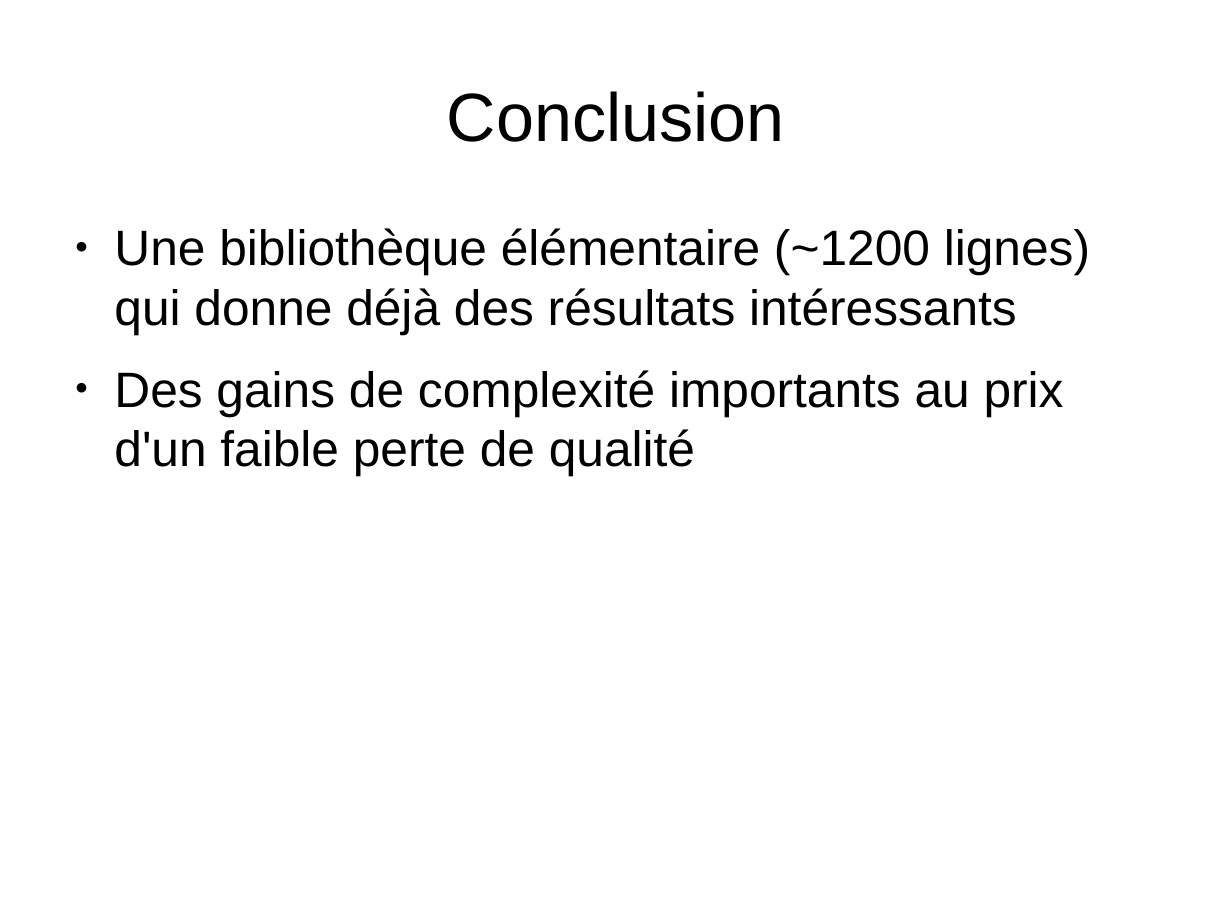
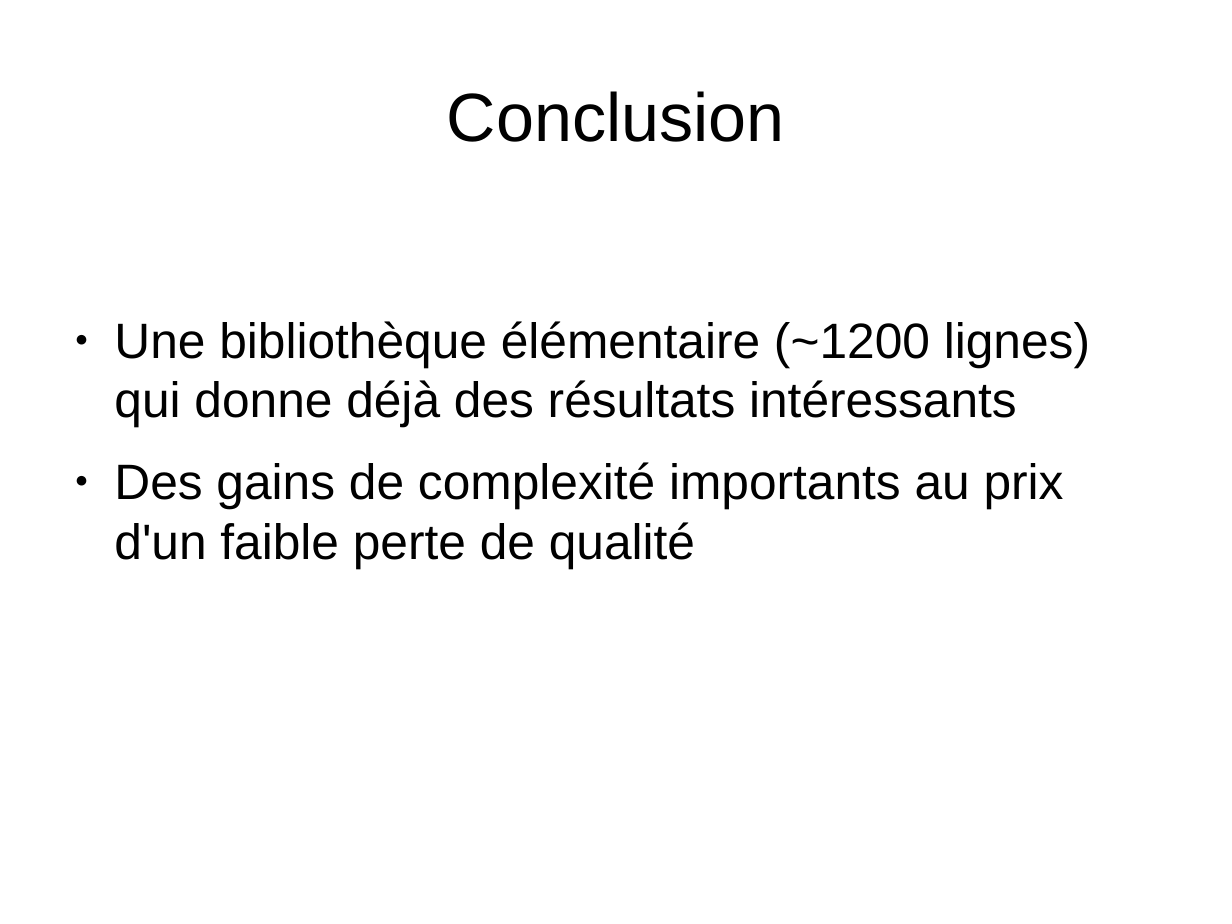
Before and after one commit to tal-chan/projet_inf431, a slide deck: slide 13 of Soutenance.odp. Drawn at 1232x924 pixels with LibreOffice and Linux fonts; fonts in the diff are those of the drawing. Boxes give left, top, right and bottom in pixels: in the first picture for what was removed or moved away, otherwise in the second. Text is boxed around its words. In the diff, an @@ line names an element or a change of style, - is before the commit and + after.

```diff
--- a/Soutenance.odp
+++ b/Soutenance.odp
@@ text "Une bibliothèque élémentaire (~1200 lignes) ...": place and size @@
-text "Une bibliothèque élémentaire (~1200 lignes) ..." at [114, 228, 1090, 476]
+text "Une bibliothèque élémentaire (~1200 lignes) ..." at [114, 321, 1090, 568]
```
Also in this commit, not shown: 6 other slides changed.
